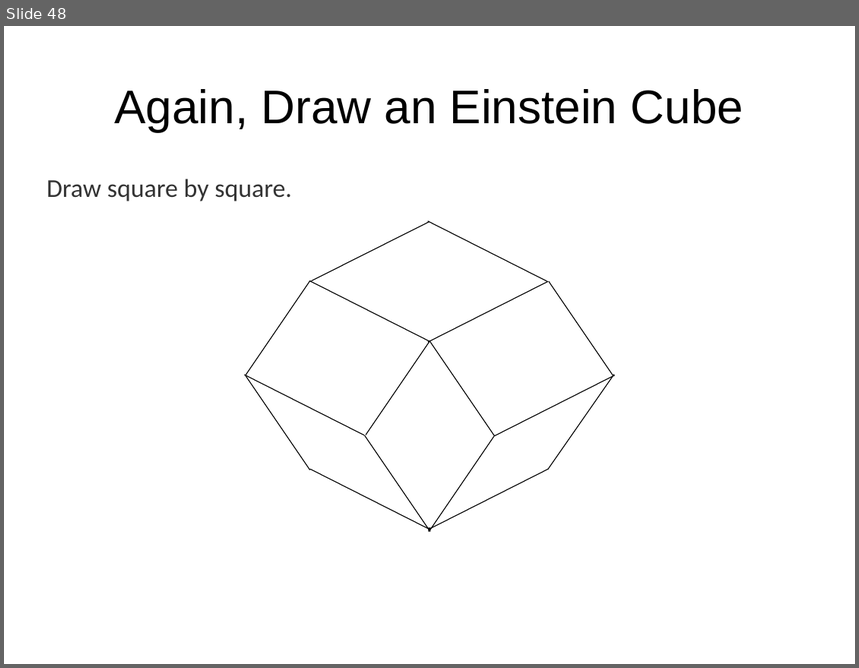
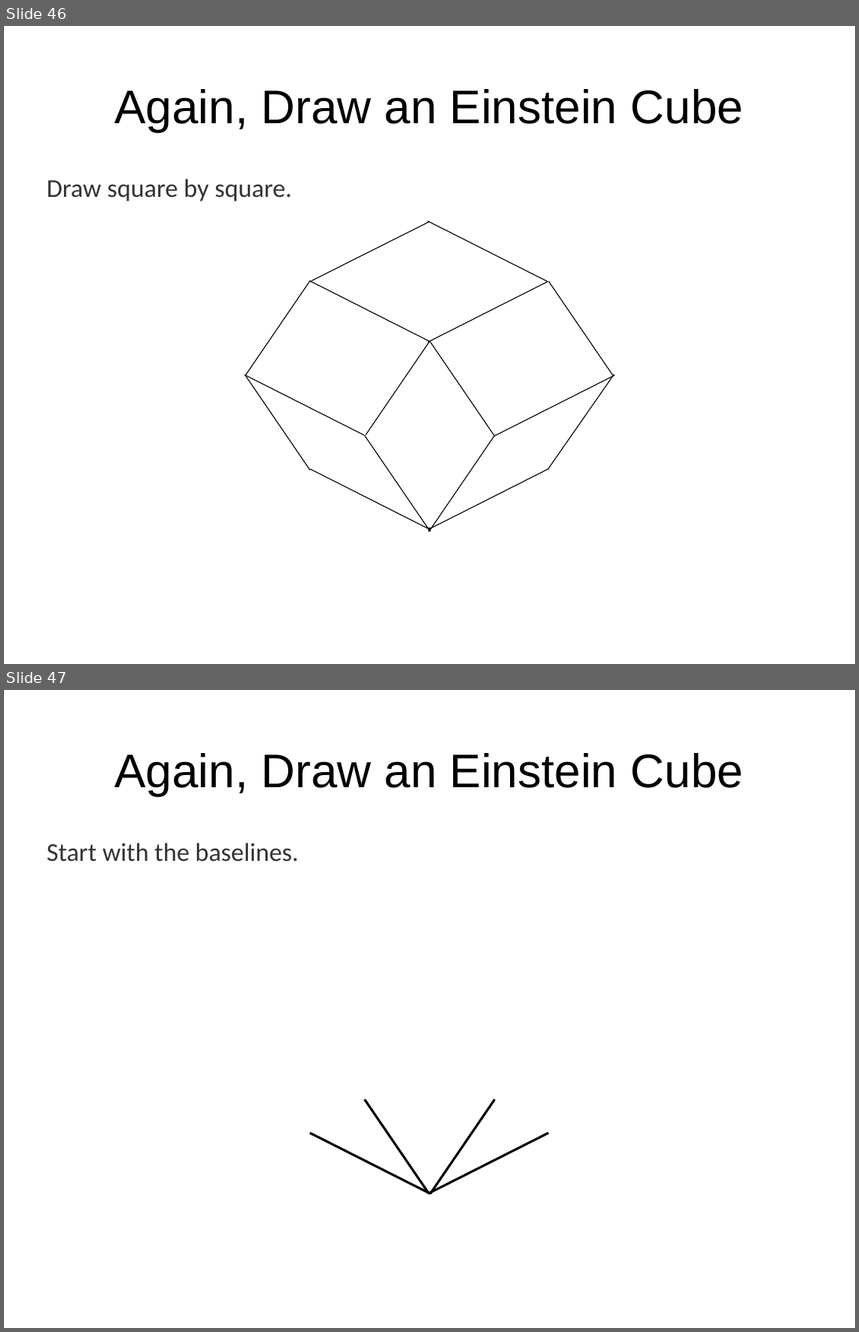
Before and after one commit to tigerfarm/docroot, a slide deck: books/content/cubes/9aDrawAll.odp. Shown one above the other, each under a label of ours: slide 48 before the commit, slides 46 and 47 after it. The pictures are 859x668 and 859x1332 pixels, drawn with LibreOffice and Linux fonts; fonts in the diff are those of the drawing; background and template pictures are left out. Boxes give left, top, right and bottom in pixels: in the first picture for what was removed or moved away, otherwise in the second. Text is boxed around its words. In the diff, an @@ line names an element or a change of style, - is before the commit and + after.

```diff
--- a/books/content/cubes/9aDrawAll.odp
+++ b/books/content/cubes/9aDrawAll.odp
@@ slide 47 added at [4, 690, 855, 1328], background picture (left out) @@
@@ title added at [115, 753, 743, 796], 44 pt, text #000000 @@
+Again, Draw an Einstein Cube
@@ text added at [47, 843, 299, 862], 24 pt, text #333333 @@
+Start with the baselines.
@@ line added from (365, 1100) to (430, 1195), #000000 2.15 pt @@
@@ line added from (430, 1195) to (495, 1100), #000000 2.15 pt @@
@@ line added from (310, 1133) to (430, 1194), #000000 2.15 pt @@
@@ line added from (429, 1194) to (549, 1133), #000000 2.15 pt @@
@@ what was slide 48 is now slide 46 @@
```
Also in this commit, not shown: 12 slides changed, 6 other slides added, 9 slides removed, 9 other files.
